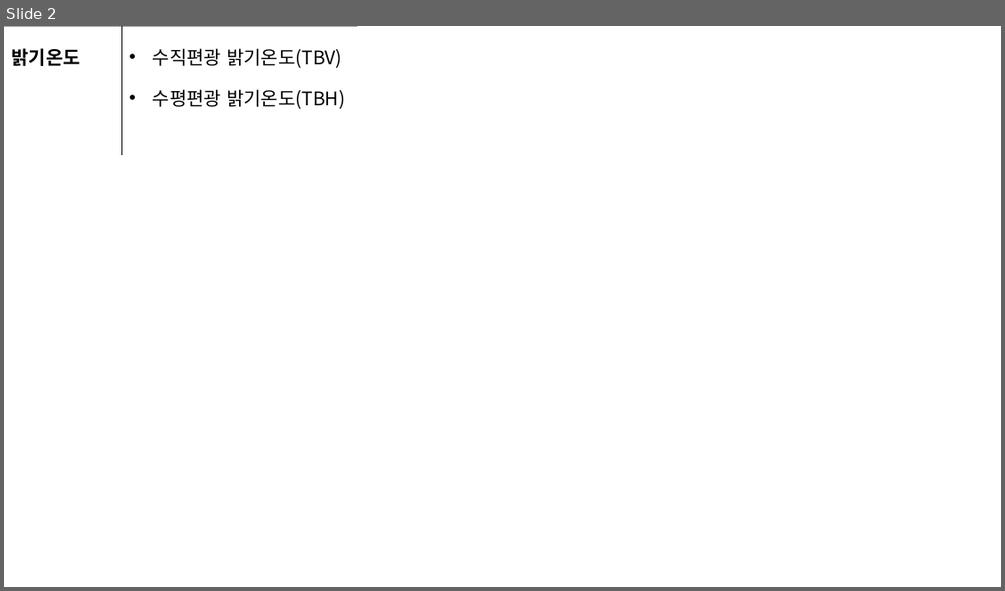
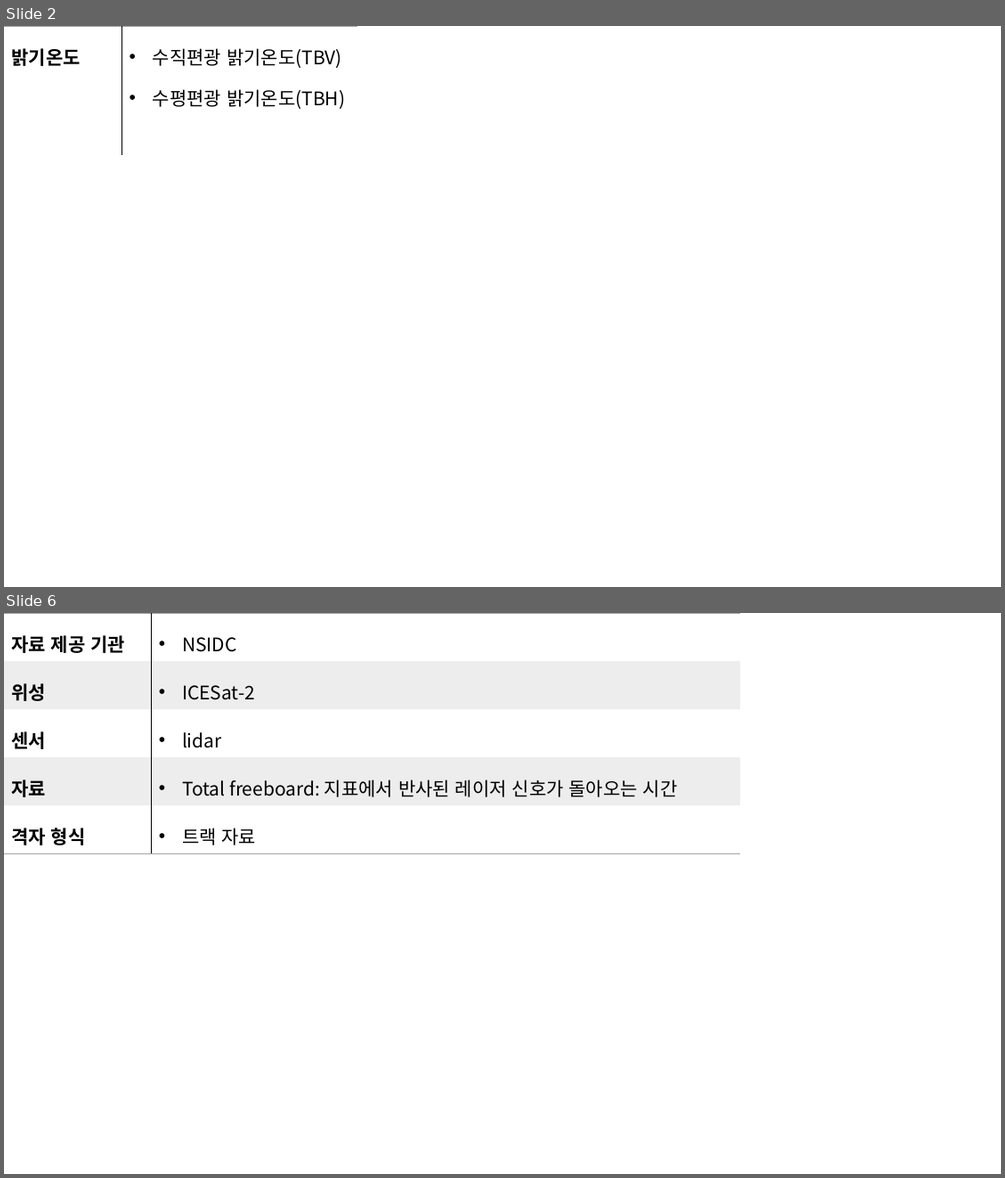
Before and after one commit to Kwan-Gu/python_lecture, a slide deck: 파이썬활용 워크샵(2020.08.26)/위성관측해빙/IMG/table.pptx. Shown one above the other, each under a label of ours: slide 2 before the commit, slides 2 and 6 after it; the slides between them are not shown. The pictures are 1005x591 and 1005x1178 pixels, drawn with LibreOffice and Linux fonts; fonts in the diff are those of the drawing. Boxes give left, top, right and bottom in pixels: in the first picture for what was removed or moved away, otherwise in the second. Text is boxed around its words. In the diff, an @@ line names an element or a change of style, - is before the commit and + after.

Commit message:
Update 위성관측해빙

```diff
--- a/파이썬활용 워크샵(2020.08.26)/위성관측해빙/IMG/table.pptx
+++ b/파이썬활용 워크샵(2020.08.26)/위성관측해빙/IMG/table.pptx
@@ slide 6 added at box(4, 613, 1001, 1174), background #FFFFFF @@
@@ table added at box(4, 613, 740, 849), 5 rows, 2 columns @@
+자료 제공 기관 | NSIDC
+위성 | ICESat-2
+센서 | lidar
+자료 | Total freeboard: 지표에서 반사된 레이저 신호가 돌아오는 시간
+격자 형식 | 트랙 자료
```
Also in this commit, not shown: 1 slide changed, 2 other slides added, 20 other files.
